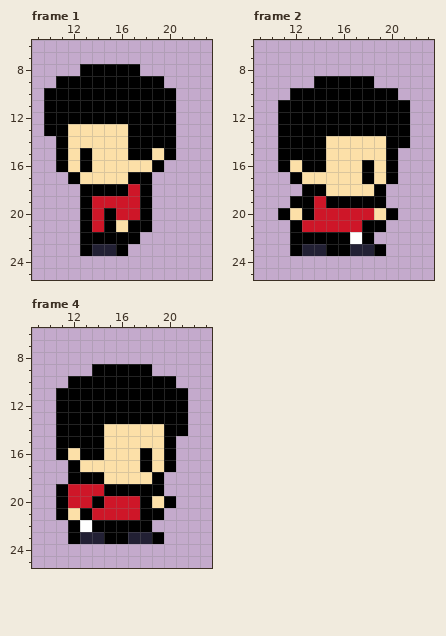
Two versions of one pixel-art file, img/Aseprite Files/Sprite-player-left-2.aseprite. Above: the version before the commit.
32x32 pixels, 4 frames. Shown: frame 1: x 9..23, y 6..25; frame 2: x 9..23, y 6..25; frame 4: x 9..23, y 6..25. The commit also changed other frames, which this record leaves out.
After:
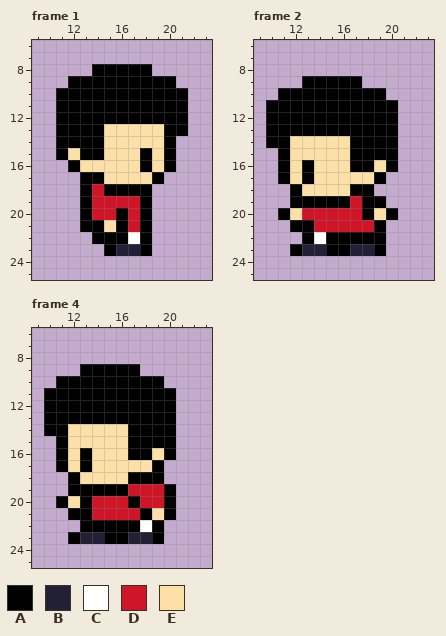
Palette (. is transparent): A #000000  B #222034  C #ffffff  D #ce1628  E #fce0a8
Author's note on the commit: Add player attack with sword animation
Edits made:
Changed rows in their new state; - is an unchanged pixel.
Frame 1:
first column x 10:
 8 ---.----A---
 9 -.--------A-
10 .----------A
11 .----------A
12 .----------A
13 .-AAA--EEE-A
14 --AAA--EEE--
15 ----A--E----
16 -.AE----AEA-
17 --.AA--EEA--
18 ----D--A----
20 -----DA-----
21 ----AEAD----
22 ---.---CA---
23 ---..ABBA---
Frame 2:
first column x 10:
 9 ---A----.---
10 -A--------.-
11 A----------.
12 A----------.
13 A----------.
14 A-EEE--AAA-.
15 --EEE--AAA--
16 ----E--A----
17 -AEA----EA.-
18 --AEE--AA.--
19 ----A--D----
20 ---D----A---
21 ---A----D---
22 --.-C--A-A--
Frame 4:
first column x 10:
 9 ---A----.---
10 -A--------.-
11 A----------.
12 A----------.
13 A----------.
14 A-EEE--AAA-.
15 --EEE--AAA--
16 ----E--A----
17 -AEA----EA.-
18 ---EE--AA---
19 -.AAA--DDDA-
20 --EAD--ADD--
21 -.A------EA-
22 --.A----CA--
Changed places in both pictures, as pixel boxes (x1, y1, x2, y2):
changed: (44, 64, 188, 256)
changed: (266, 76, 410, 244)
changed: (44, 364, 188, 532)
